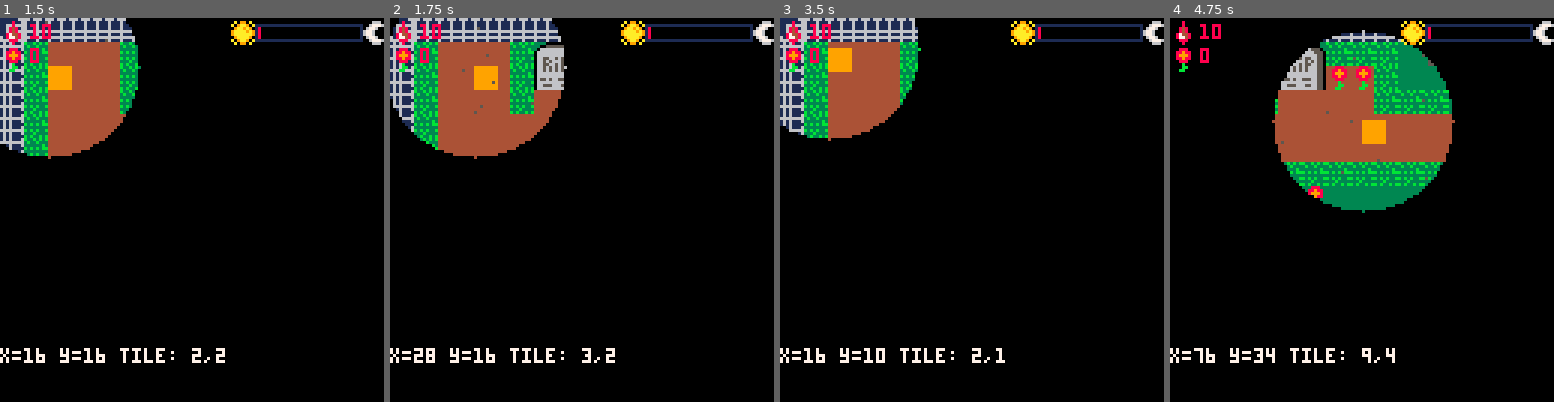
Above: before the commit, frames 1-4 (left to right).
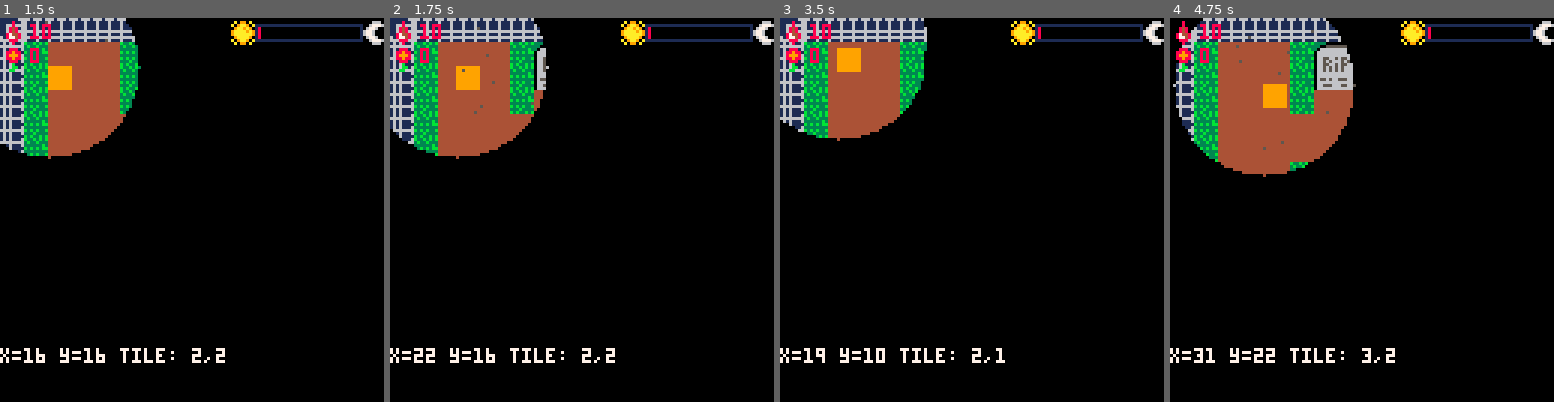
Above: after the commit, the same moments.

Repository: CarlaTabet/BitsAndBytes
Game: PICO-8 cartridge game.p8
The game is run twice, just before and just after one commit, with the same random seed, the same clock (stepped at 60 frames per second) and the same inputs.
Inputs:
- Up to frame 1 (1.5 s): tap X (X key) at 0.33, 1.07 s; tap O (Z key) at 0.7 s
- Up to frame 2 (1.75 s): hold Right from 1.6 s (still down); tap O (Z key) at 1.7 s
- Up to frame 3 (3.5 s): tap X (X key) at 1.85, 2.97 s; release Right at 2.1 s; tap O (Z key) every 0.4 s from 2.1 to 3.3 s; hold Up 2.15-2.42 s; hold Right 2.47-3.03 s; hold Left from 3.08 s (still down)
- Up to frame 4 (4.75 s): release Left at 3.58 s; hold Down 3.63-3.97 s; tap O (Z key) at 3.7, 4.1, 4.5 s; hold Right 4.02-4.68 s; tap X (X key) at 4.08 s; hold Up from 4.73 s (still down)

Frame 1 is identical in both runs. In frame 2, 2.9% of the frame differs, in the area x 0-53%, y 0-90%; in frame 3, 1.1%; in frame 4, 25%, in the area x 0-75%, y 0-90%.

Commit message:
Added ancient symbols to puzzle - still some bugs

Diff:
--- a/game.p8
+++ b/game.p8
@@ -78,47 +78,65 @@
     max_time = 600 * 60 -- 60 seconds at 60fps
 end
 
-
-puzzle_question = "what blooms in darkness?"
-puzzle_options = {"a) sunflower", "b) moonflower", "c) fire"}
-correct_option = 2
-selected_option = 1
+symbols = {40, 41, 42, 43, 44}
+
 function update_puzzle()
-    if btnp(2) then -- up
-        selected_option = max(1, selected_option - 1)
+    if btnp(0) then -- left
+        selected_dial = max(1, selected_dial - 1)
+    elseif btnp(1) then -- right
+        selected_dial = min(3, selected_dial + 1)
+    elseif btnp(2) then -- up
+        current_combo[selected_dial] = (current_combo[selected_dial] - 2) % #symbols + 1
     elseif btnp(3) then -- down
-        selected_option = min(#puzzle_options, selected_option + 1)
-    elseif btnp(4) or btnp(5) then -- z or x
-        if selected_option == correct_option then
+        current_combo[selected_dial] = current_combo[selected_dial] % #symbols + 1
+    elseif btnp(4) or btnp(5) then -- z or x to submit
+        if current_combo[1] == correct_combo[1] and
+           current_combo[2] == correct_combo[2] and
+           current_combo[3] == correct_combo[3] then
             puzzle_solved = true
             puzzle_active = false
         else
-            -- wrong answer; maybe play a sound or flash red
-        end
-    end
-end
+            -- maybe play a wrong sound
+        end
+    end
+end
+
+
 
 function draw_puzzle()
-    rectfill(10, 30, 118, 100, 0)
-    rect(10, 30, 118, 100, 7)
-    print(puzzle_question, 14, 36, 7)
-    for i, opt in pairs(puzzle_options) do
-        local y = 46 + (i - 1) * 10
-        local color = (i == selected_option) and 11 or 6
-        print(opt, 18, y, color)
-    end
-end
+    rectfill(10, 40, 118, 90, 0) -- background
+    rect(10, 40, 118, 90, 7)
+    print("align the ancient symbols", 18, 45, 6)
+
+    for i=1,3 do
+        local sprite_id = symbols[current_combo[i]]
+        local x = 30 + (i - 1) * 28
+        local y = 64
+        local col = (i == selected_dial) and 11 or 6
+        rect(x - 6, y - 6, x + 10, y + 10, col)
+        spr(sprite_id, x, y)
+    end
+
+end
+
 
 
 function _update()
-    player_update()
-    room_change()
-    if not puzzle_active then
-    	player_update()
-    	room_change()
-    else
-    	update_puzzle()
-				end
+			if puzzle_active then
+			  if show_riddle then
+			  		if btnp(4) or btnp(5) then
+			     	show_riddle = false
+			   	end
+			  else
+			    update_puzzle()
+			  end
+		 else
+			  player_update()
+			  room_change()
+			end
+			if puzzle_active and not show_riddle then
+    update_puzzle()
+			end
 
     time_elapsed = min(time_elapsed + 1, max_time)
     for drop in all(blood_drops) do
@@ -135,6 +153,15 @@
 			    player_collect_flower()
 					end
 				end
+
+end
+
+function draw_riddle()
+    rectfill(8, 96, 120, 120, 0)
+    rect(8, 96, 120, 120, 7)
+    print("the eye that sees", 14, 100, 6)
+    print("the claw that strikes", 14, 108, 6)
+    print("the flame that guides", 14, 116, 6)
 end
 
 
@@ -168,6 +195,9 @@
          if puzzle_active then
 					    	draw_puzzle()
 									end
+									if show_riddle then
+							    draw_riddle()
+									end
 
     end
 
@@ -221,9 +251,14 @@
     for exit in all(exits) do
         if exit.room == current_room and exit.condition() then
             if not puzzle_solved then
-                puzzle_active = true
-                return
-            end
+										    puzzle_active = true
+										    selected_dial = 1
+										    symbols = {40,41,42,43,44}
+										    correct_combo = {1, 2, 3}
+										    current_combo = {1, 1, 1}
+										    show_riddle = true
+										    return
+												end
             current_room = exit.dest
             player.x = exit.px
             player.y = exit.py
@@ -313,14 +348,14 @@
 4444444465555555b3b3b33b3333b333bbbbbbbbbbbbbbbbbbbbbbbbbbbbbbbb61161161611611611616116100000000cccccccc222222220000000000000000
 4444444455555556333b33333333bb33bbbbbbbbbbbbbbbbbbbbbbbbbbbbbbbb61161161611611611616116100000000cccccccc222222220000000000000000
 4444444456555655b3b33b3b333bb333bbbbbbbbbbbbbbbbbbbbbbbbbbbbbbbb61161161611611611616116100000000cccccccc222222220000000000000000
-33330000000033330000000000000000bbbbbbbbbbbbbbbbbbbbbbbbbbbbbbbb0000000000000000000000000000000000000000000000000000000000000000
-33005555555500330000000000000000bbbbbbbbbbbbbbbbbbbbbbbbbbbbbbbb0000000000000000000000000000000000000000000000000000000000000000
-30666666666555030000000000000000bbbbbbbbbbbbbbbbbbbbbbbbbbbbbbbb0000000000000000000000000000000000000000000000000000000000000000
-06666666666655500000000000000000bbbbbbbbbbbbbbbbbbbbbbbbbbbbbbbb0000000000000000000000000000000000000000000000000000000000000000
-06666666666665500000000000000000bbbbbbbbbbbbbbbbbbbbbbbbbbbbbbbb0000000000000000000000000000000000000000000000000000000000000000
-06655665655665500000000000000000bbbbbbbbbbbbbbbbbbbbbbbbbbbbbbbb0000000000000000000000000000000000000000000000000000000000000000
-06656566656565500000000000000000bbbbbbbbbbbbbbbbbbbbbbbbbbbbbbbb0000000000000000000000000000000000000000000000000000000000000000
-0665566565566550000000000000000000bbbbbbbbbbbbbbbbbbbbbbbbbbbbbb0000000000000000000000000000000000000000000000000000000000000000
+33330000000033330000000000000000bbbbbbbbbbbbbbbbbbbbbbbbbbbbbbbb0000000000800800000080000006600070000007000000000000000000000000
+33005555555500330000000000000000bbbbbbbbbbbbbbbbbbbbbbbbbbbbbbbb0077770000700700000888000066760077000077000000000000000000000000
+30666666666555030000000000000000bbbbbbbbbbbbbbbbbbbbbbbbbbbbbbbb0708807080000008008898800067760070777707000000000000000000000000
+06666666666655500000000000000000bbbbbbbbbbbbbbbbbbbbbbbbbbbbbbbb7008800770077007088999800667776070600607000000000000000000000000
+06666666666665500000000000000000bbbbbbbbbbbbbbbbbbbbbbbbbbbbbbbb07088070007777000899a9806677776007000880000000000000000000000000
+06655665655665500000000000000000bbbbbbbbbbbbbbbbbbbbbbbbbbbbbbbb0077770000777700089aaa906777776000777780000000000000000000000000
+06656566656565500000000000000000bbbbbbbbbbbbbbbbbbbbbbbbbbbbbbbb0000000000777700009aaa900777766000000080000000000000000000000000
+0665566565566550000000000000000000bbbbbbbbbbbbbbbbbbbbbbbbbbbbbb0000000000000000000aaa000077760000000080000000000000000000000000
 06656565656665500000000000000000bbbbbbbbbbbbbbbbbbbbbbbbbbbbbbbb00000000000000000088800044488844000800000a0990a00006660000000000
 06656565656665500000000000000000bbbbbbbbbbbbbbbbbbbbbbbbbbbbbbbb0000000000000000088988004488988400080000a09aa90a0067776000000000
 06666666666665500000000000000000bbbbbbbbbbbbbbbbbbbbbbbbbbbbbbbb000000000000000008999800448999840084800009aa9a900677600000000000
